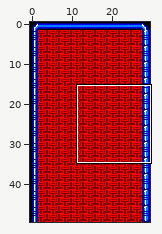
One commit to this Tiled map: assets/level-02-background.tmx. The picture above shows the old version from afar; the outline marks the close-up.
Close-up. As it was:
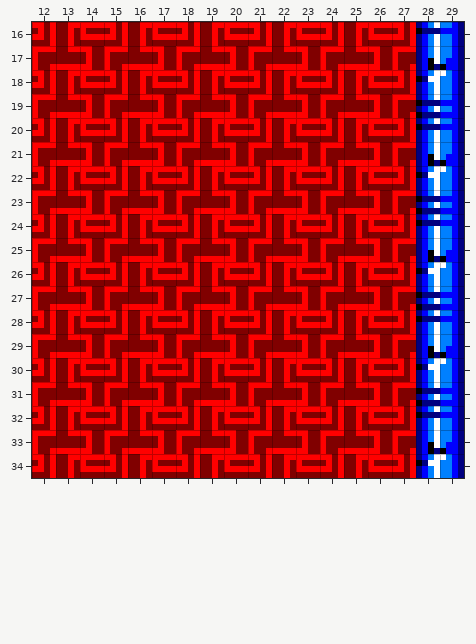
Cells are 4x4 px. Shown: x 12..29, y 16..34. The commit also changed other parts of the map, which this record leaves out. Tiles whose own drawing changed are shown in their newer look in all pictures.
Now the later version:
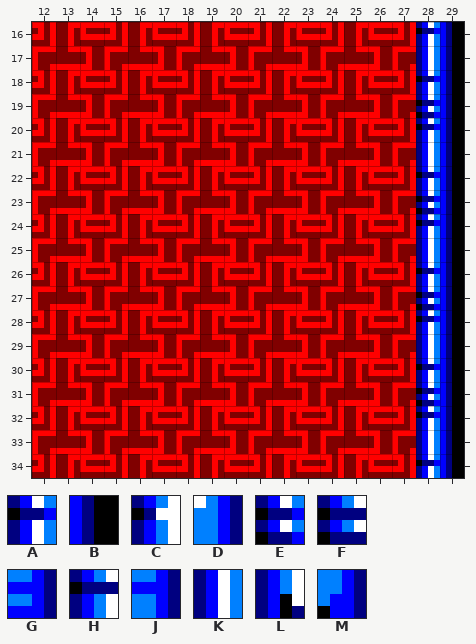
Key: from "tileset": A 45, B 46, C 47, D 48, E 65, F 67, G 68, H 87, J 88, K 105, L 107, M 108.
_ is an empty cell, . an unchanged one.
Difference:
--- layer "Tile Layer 1"
@@ x 28..29 @@
-16 HJ
-17 LM
-18 CD
-19 FG
-20 HJ
-21 LM
-22 CD
-23 FG
-24 HJ
-25 LM
-26 CD
-27 FG
-28 HJ
-29 LM
-30 CD
-31 FG
-32 HJ
-33 LM
-34 CD
+16 AB
+17 KB
+18 AB
+19 EB
+20 AB
+21 KB
+22 AB
+23 EB
+24 AB
+25 KB
+26 AB
+27 EB
+28 AB
+29 KB
+30 AB
+31 EB
+32 AB
+33 KB
+34 AB
Where, in picture pixels (left, top, right, bottom), the same in both close-ups:
changed: (428, 22, 464, 478)
